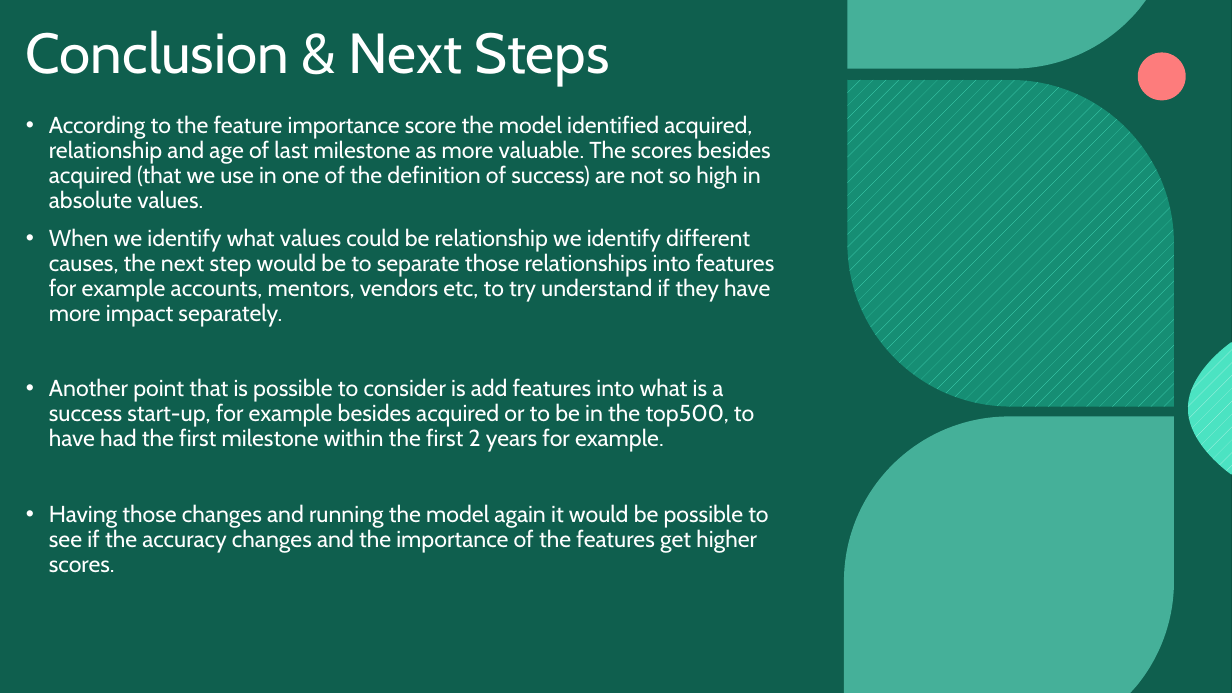
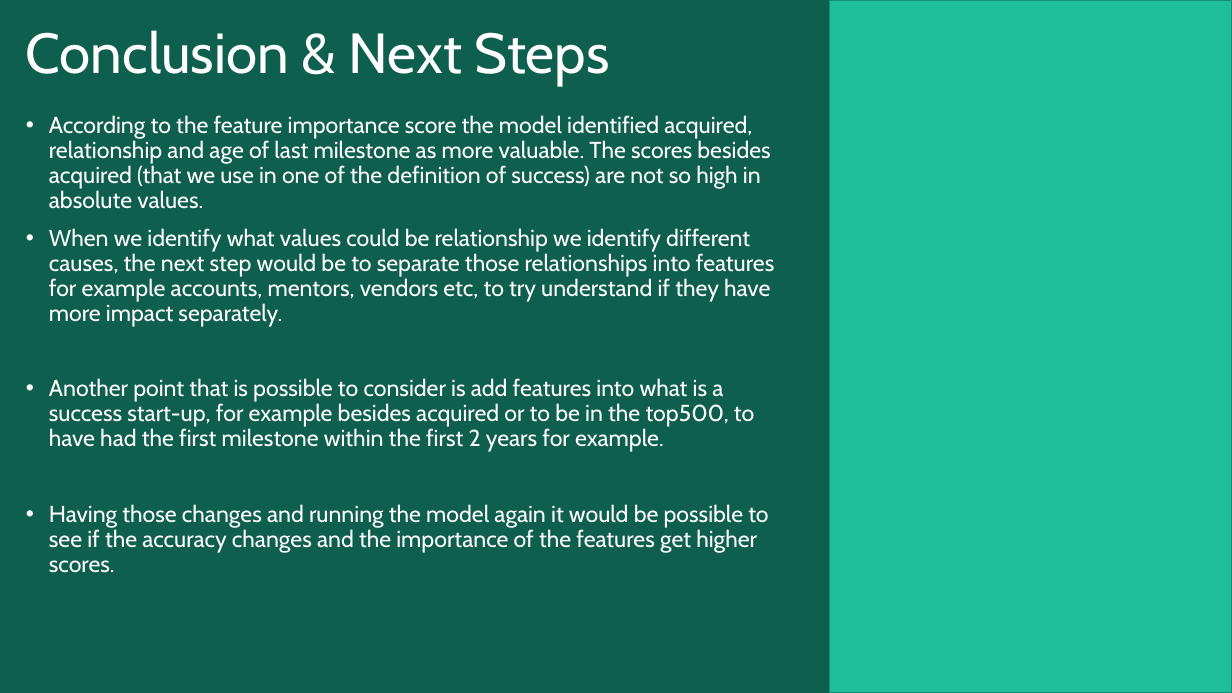
Before and after one commit to Paulabvc/startups_project, a slide deck: slide 6 of Final_project_startup/Presentation/final_startup.pptm. Drawn at 1232x693 pixels with LibreOffice and Linux fonts; fonts in the diff are those of the drawing; background and template pictures are left out. Boxes give left, top, right and bottom in pixels: in the first picture for what was removed or moved away, otherwise in the second. Text is boxed around its words. In the diff, an @@ line names an element or a change of style, - is before the commit and + after.

```diff
--- a/Final_project_startup/Presentation/final_startup.pptm
+++ b/Final_project_startup/Presentation/final_startup.pptm
@@ rectangle added at box(830, 0, 1232, 693), fill #1EBE9B, outline #168D73 1 pt @@
@@ ellipse removed at box(1138, 53, 1186, 101) @@
@@ freeform shape removed at box(848, 80, 1174, 407) @@
```
Also in this commit, not shown: 4 other slides changed, 3 other files.
